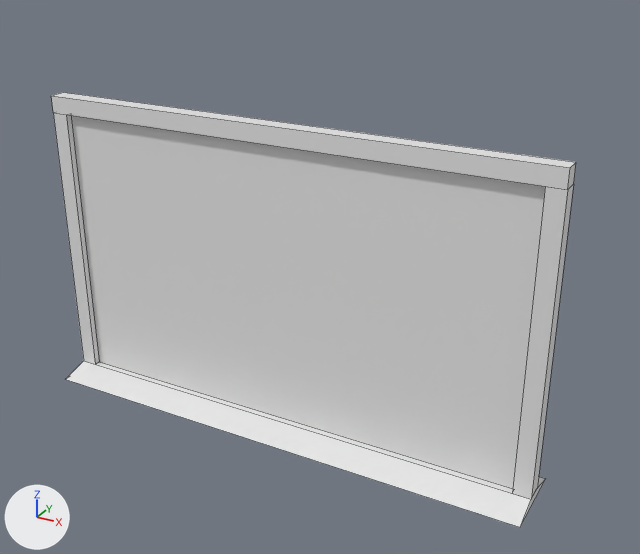
Before and after pictures for a commit that changed the Blender file Assets/Models/Portal Simple.blend.
The view is the same before and after, from a 50 mm lens placed at (3.11, -5.06, 3.86), pointed at (0.27, 0.1, 1.28). Lighting does not change. The marker at lower left points along +X, +Y and +Z. Mesh edges are drawn as thin lines.
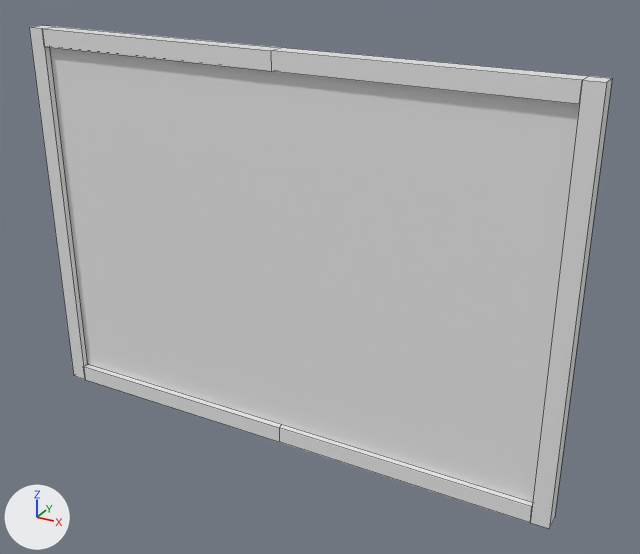
Changed parts and their boxes [x1, y1, x2, y2] in the pictures (640 x 554 px):
```json
{"object": "Cube.004", "change": "mesh rescaled", "before": [71, 115, 545, 489], "after": [50, 47, 579, 502], "on screen": "12% wider, 22% taller"}
{"object": "Cube", "change": "reshaped, modifiers changed", "before": [51, 92, 576, 527], "after": [29, 25, 612, 529], "on screen": "11% wider, 16% taller"}
{"object": "Bottom Frame", "change": "added", "after": [83, 364, 532, 523]}
{"part": 1, "of": "me_cube_001", "change": "added", "after": [29, 25, 612, 529]}
{"part": 2, "of": "me_cube_001", "change": "deleted", "before": [51, 92, 576, 190]}
{"part": 3, "of": "me_cube_001", "change": "deleted", "before": [66, 361, 545, 527]}
{"part": 4, "of": "me_cube_001", "change": "deleted", "before": [512, 185, 573, 499]}
{"part": 5, "of": "me_cube_001", "change": "deleted", "before": [53, 113, 99, 364]}
{"part": 6, "of": "me_cube_001", "change": "added", "after": [42, 27, 587, 104]}
```

Scene script edits in JSON lines:
```json
{"block": "me_cube_001", "where": "me_cube_001.from_pydata(...)  # 32 vertices, 24 faces; spans x -2.0..2.0, y 0.0..2.4, z -0.3..0.3"}
{"block": "me_cube_001", "where": "# used by ob_cube; location = (0.0, 0.0, 0.0); rotation_euler = (1.571, 0.0, 0.0), in degrees (90, 0, 0)"}
{"block": "me_cube_001", "where": "# verts and faces of me_cube_001; kept vertices keep their numbers, new ones are numbered from 32"}
{"block": "me_cube_001", "change": "me_cube_001 part 1: a new loose piece, a box spanning x 2.01..2.14, y -0.13..2.9, z -0.07..0.07"}
{"block": "me_cube_001", "change": "me_cube_001 part 2: the loose piece of 8 vertices spanning x -2.0..2.0, y 2.26..2.4, z -0.07..0.07 is deleted"}
{"block": "me_cube_001", "change": "me_cube_001 part 3: the loose piece of 8 vertices spanning x -2.0..2.0, y 0.0..0.07, z -0.3..0.3 is deleted"}
{"block": "me_cube_001", "change": "me_cube_001 part 4: the loose piece of 8 vertices spanning x 1.87..2.0, y 0.07..2.26, z -0.07..0.07 is deleted"}
{"block": "me_cube_001", "change": "me_cube_001 part 5: the loose piece of 8 vertices spanning x -2.0..-1.87, y 0.07..2.26, z -0.07..0.07 is deleted"}
{"block": "me_cube_001", "change": "me_cube_001 part 6"}
{"op": "add", "block": "me_cube_001", "code": "verts[32] = (0.0, 2.9, 0.07)  # pixel (270, 50)"}
{"op": "add", "block": "me_cube_001", "code": "verts[33] = (0.0, 2.76, 0.07)  # pixel (271, 71)"}
{"op": "add", "block": "me_cube_001", "code": "verts[34] = (0.0, 2.9, -0.07)  # pixel (281, 47)"}
{"op": "add", "block": "me_cube_001", "code": "verts[35] = (0.0, 2.76, -0.07)"}
{"op": "add", "block": "me_cube_001", "code": "for new, old in zip([*range(36, 40)], [*range(32, 36)]): verts[new] = verts[old] + (2.01, 0.0, 0.0)"}
{"op": "add", "block": "me_cube_001", "code": "faces += [(34, 38, 39, 35), (36, 37, 39, 38), (33, 35, 39, 37), (32, 36, 38, 34), (32, 33, 37, 36)]"}
{"block": "me_cube_006", "where": "me_cube_006.from_pydata(...)  # 8 vertices, 6 faces; spans x -1.87..1.87, y 0.07..2.26, z -0.5..0.5"}
{"block": "me_cube_006", "where": "# used by ob_cube_004; parent = ob_cube; location = (0.0, 0.0, 0.0); rotation_euler = (1.571, 0.0, 0.0), in degrees (90, 0, 0); scale = (1.0, 1.0, 0.0285)"}
{"block": "me_cube_006", "change": "me_cube_006 part 7: the whole mesh is scaled about its middle by (1.08, 1.25, 1), then moved by (0.0, 0.22, 0.0)"}
{"op": "add", "block": "me_cube_008", "code": ["me_cube_008 = bpy.data.meshes.new('Cube.008')", "me_cube_008.from_pydata([(2.01, -0.13, 0.07), (2.01, 0.01, 0.07), (2.01, -0.13, -0.07), (2.01, 0.01, -0.07), (0.0, 0.01, 0.07), (0.0, -0.13, 0.07), (0.0, 0.01, -0.07), (0.0, -0.13, -0.07)], [], [(7, 6, 3, 2), (2, 3, 1, 0), (7, 2, 0, 5), (3, 6, 4, 1), (0, 1, 4, 5)])"]}
{"op": "add", "block": "ob_cube", "code": "_m = ob_cube.modifiers.new('Mirror', 'MIRROR')"}
{"op": "add", "block": "ob_bottom_frame", "code": ["ob_bottom_frame = bpy.data.objects.new('Bottom Frame', me_cube_008)", "ob_bottom_frame.parent = ob_cube", "ob_bottom_frame.matrix_parent_inverse = Matrix(((1.0, 0.0, 0.0, 0.0), (0.0, 0.0, 1.0, 0.0), (0.0, -1.0, 0.0, 0.0), (0.0, 0.0, 0.0, 1.0)))", "ob_bottom_frame.location = (0.0, 0.0, 0.0)", "ob_bottom_frame.rotation_euler = (1.571, 0.0, 0.0)  # degrees (90, 0, 0)", "_m = ob_bottom_frame.modifiers.new('Mirror', 'MIRROR')"]}
```
